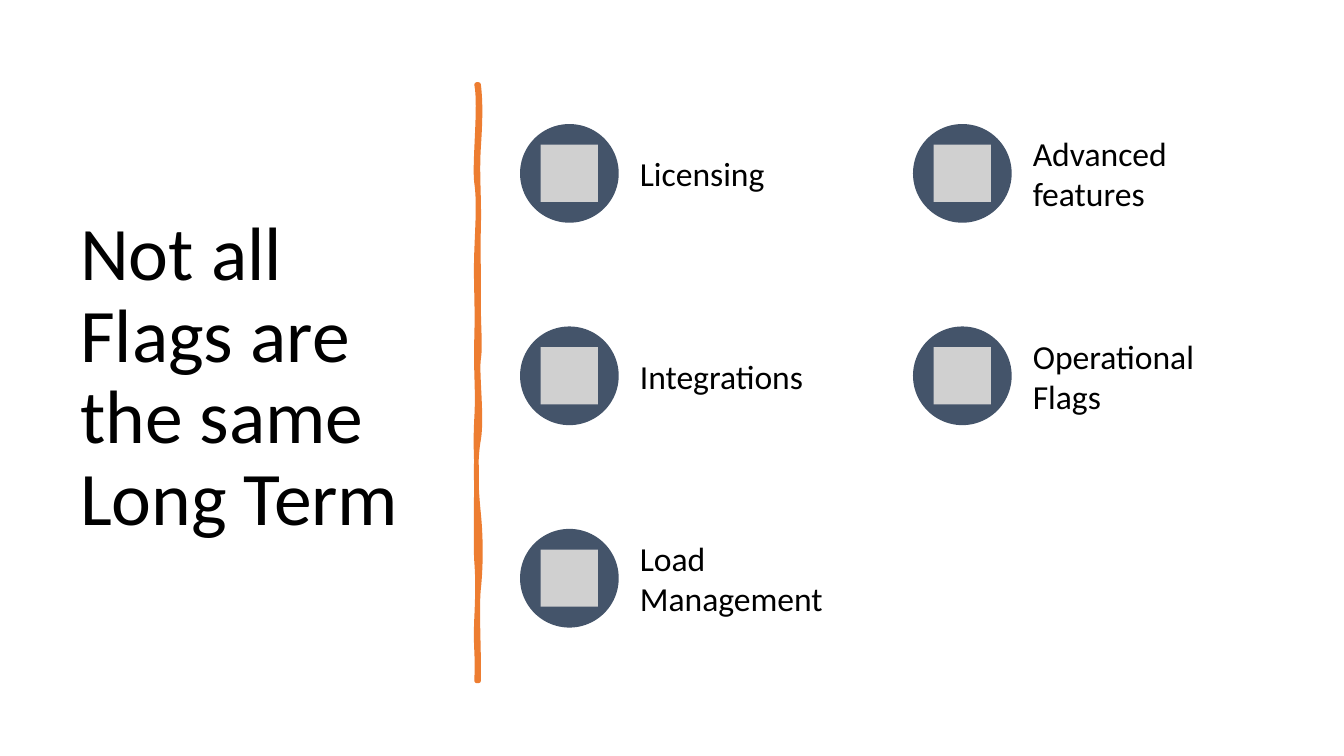
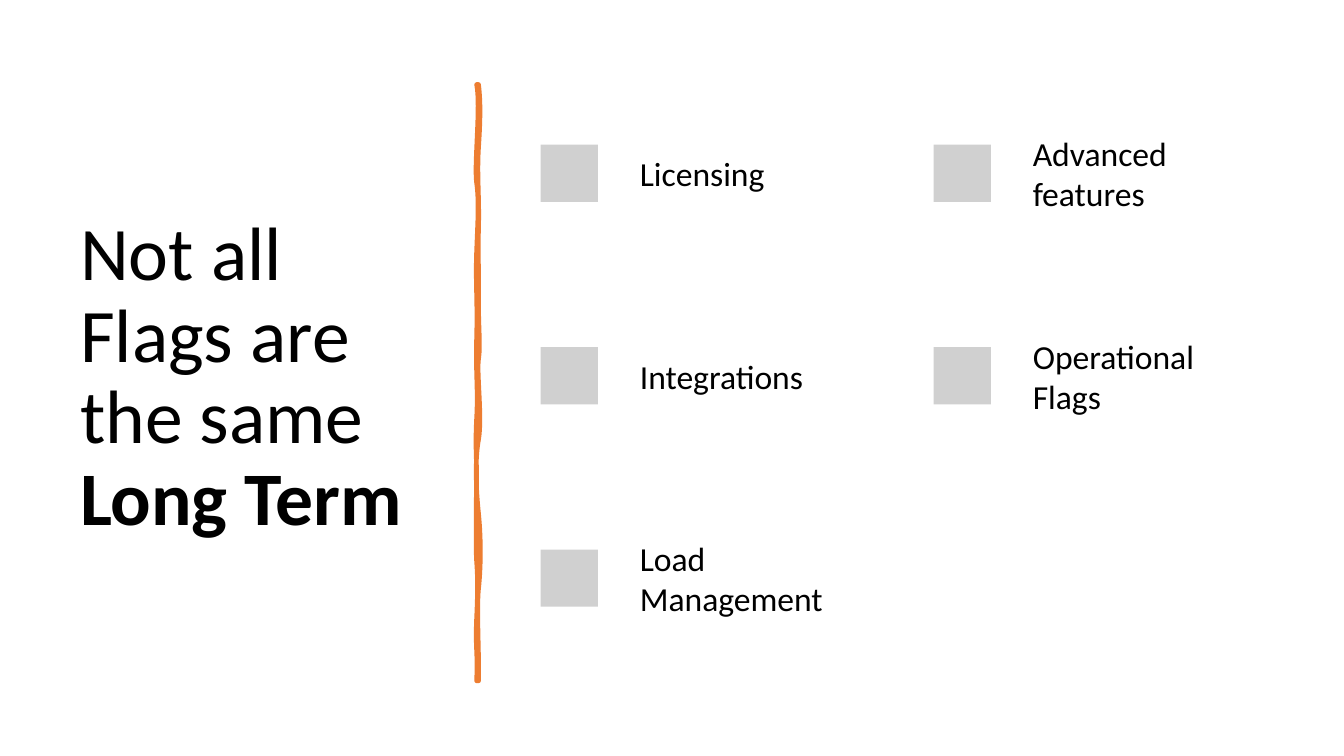
Before and after one commit to codebytes/feature-flags, a slide deck: slide 11 of Feature Flags.pptx (slide 13 before the commit). Drawn at 1344x756 pixels with LibreOffice and Linux fonts; fonts in the diff are those of the drawing; grey boxes stand for pictures. Boxes give left, top, right and bottom in pixels: in the first picture for what was removed or moved away, otherwise in the second. Text is boxed around its words. In the diff, an @@ line names an element or a change of style, - is before the commit and + after.

```diff
--- a/Feature Flags.pptx
+++ b/Feature Flags.pptx
@@ title "Not all Flags are the ..." at (x1=80, y1=227, x2=402, y2=538): bold on in "Long Term" @@
@@ group removed at (x1=520, y1=124, x2=1012, y2=628): 5 ellipses @@
```
Also in this commit, not shown: 6 other slides changed, 3 slides removed.
